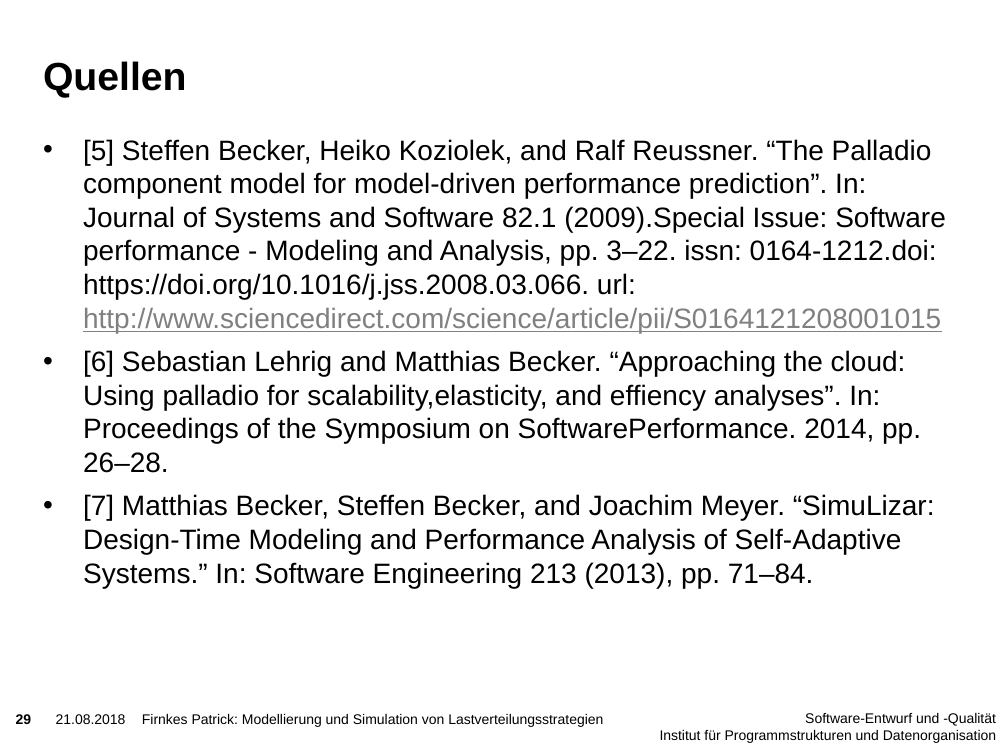
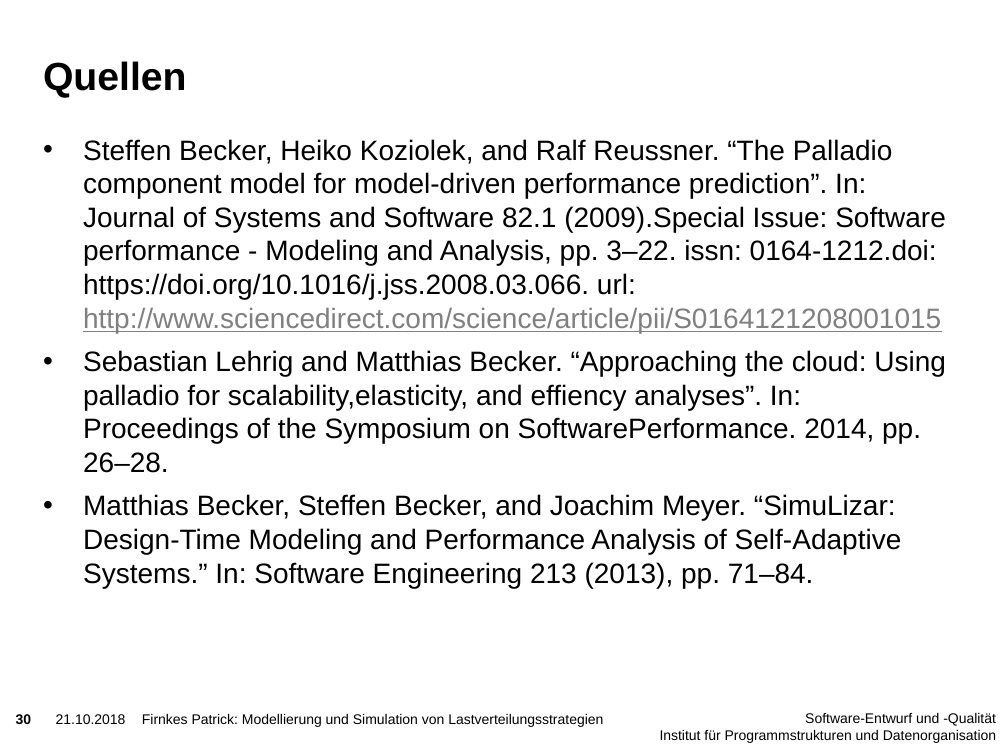
Before and after one commit to PatFirn/wlcg-loadbalancing, a slide deck: slide 30 of presentations/abschluss.pptx (slide 29 before the commit). Drawn at 1008x756 pixels with LibreOffice and Linux fonts; fonts in the diff are those of the drawing; background and template pictures are left out. Boxes give left, top, right and bottom in pixels: in the first picture for what was removed or moved away, otherwise in the second. Text is boxed around its words. In the diff, an @@ line names an element or a change of style, - is before the commit and + after.

```diff
--- a/presentations/abschluss.pptx
+++ b/presentations/abschluss.pptx
@@ text at bbox=[83, 139, 946, 588]: text changed @@
-• [5] Steffen Becker, Heiko Koziolek, and Ralf Reussner. “The Palladio component model for model-driven performance prediction”. In: Journal of Systems and Software 82.1 (2009).Special Issue: Software performance - Modeling and Analysis, pp. 3–22. issn: 0164-1212.doi: https://doi.org/10.1016/j.jss.2008.03.066. url: http://www.sciencedirect.com/science/article/pii/S0164121208001015
-• [6] Sebastian Lehrig and Matthias Becker. “Approaching the cloud: Using palladio for scalability,elasticity, and effiency analyses”. In: Proceedings of the Symposium on SoftwarePerformance. 2014, pp. 26–28.
-• [7] Matthias Becker, Steffen Becker, and Joachim Meyer. “SimuLizar: Design-Time Modeling and Performance Analysis of Self-Adaptive Systems.” In: Software Engineering 213 (2013), pp. 71–84.
+• Steffen Becker, Heiko Koziolek, and Ralf Reussner. “The Palladio component model for model-driven performance prediction”. In: Journal of Systems and Software 82.1 (2009).Special Issue: Software performance - Modeling and Analysis, pp. 3–22. issn: 0164-1212.doi: https://doi.org/10.1016/j.jss.2008.03.066. url: http://www.sciencedirect.com/science/article/pii/S0164121208001015
+• Sebastian Lehrig and Matthias Becker. “Approaching the cloud: Using palladio for scalability,elasticity, and effiency analyses”. In: Proceedings of the Symposium on SoftwarePerformance. 2014, pp. 26–28.
+• Matthias Becker, Steffen Becker, and Joachim Meyer. “SimuLizar: Design-Time Modeling and Performance Analysis of Self-Adaptive Systems.” In: Software Engineering 213 (2013), pp. 71–84.
@@ page number at bbox=[16, 714, 32, 724]: text changed @@
-29
+30
@@ text at bbox=[56, 714, 126, 724]: text changed @@
-21.08.2018
+21.10.2018
```
Also in this commit, not shown: 25 other slides changed, 7 slides added, 8 slides removed.
